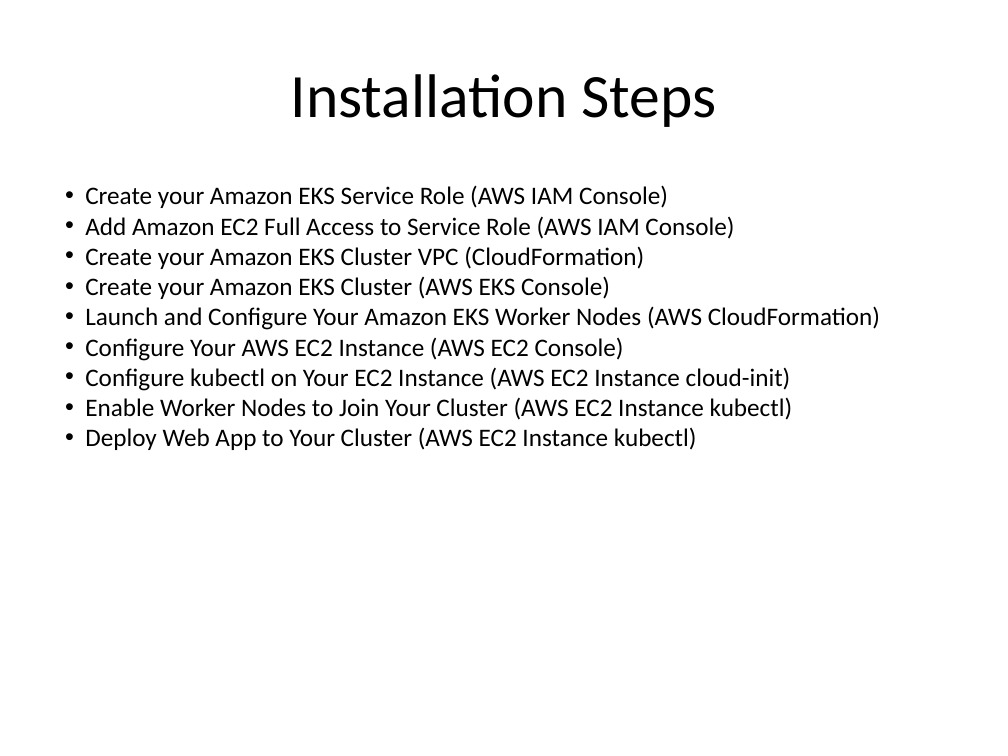
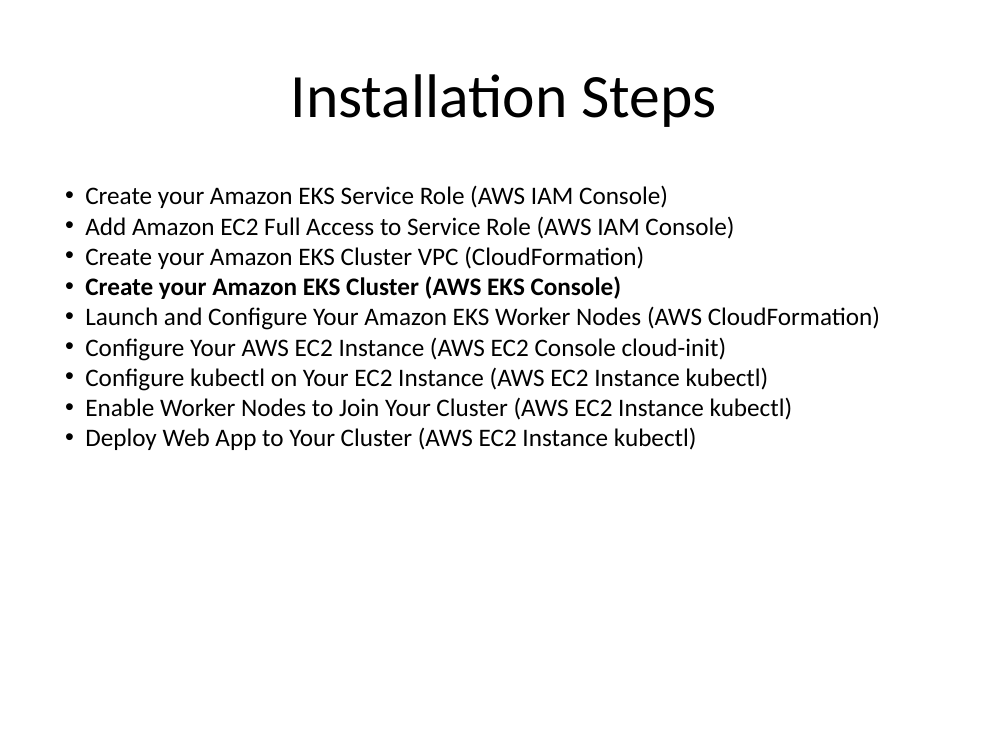
Before and after one commit to kskalvar/aws-eks-cluster-quickstart, a slide deck: slide 7 of slides/AWS-EKS-Cluster-Quickstart.pptx. Drawn at 1008x756 pixels with LibreOffice and Linux fonts; fonts in the diff are those of the drawing. Boxes give left, top, right and bottom in pixels: in the first picture for what was removed or moved away, otherwise in the second. Text is boxed around its words. In the diff, an @@ line names an element or a change of style, - is before the commit and + after.

Commit message:
Update slides

```diff
--- a/slides/AWS-EKS-Cluster-Quickstart.pptx
+++ b/slides/AWS-EKS-Cluster-Quickstart.pptx
@@ text at <box>85,276,622,299</box>: bold on in "Create your Amazon EKS Cluster (AWS EKS ..." @@
@@ text at <box>85,338,769,391</box>: text changed @@
-• Configure Your AWS EC2 Instance (AWS EC2 Console)
-• Configure kubectl on Your EC2 Instance (AWS EC2 Instance cloud-init)
+• Configure Your AWS EC2 Instance (AWS EC2 Console cloud-init)
+• Configure kubectl on Your EC2 Instance (AWS EC2 Instance kubectl)
```
